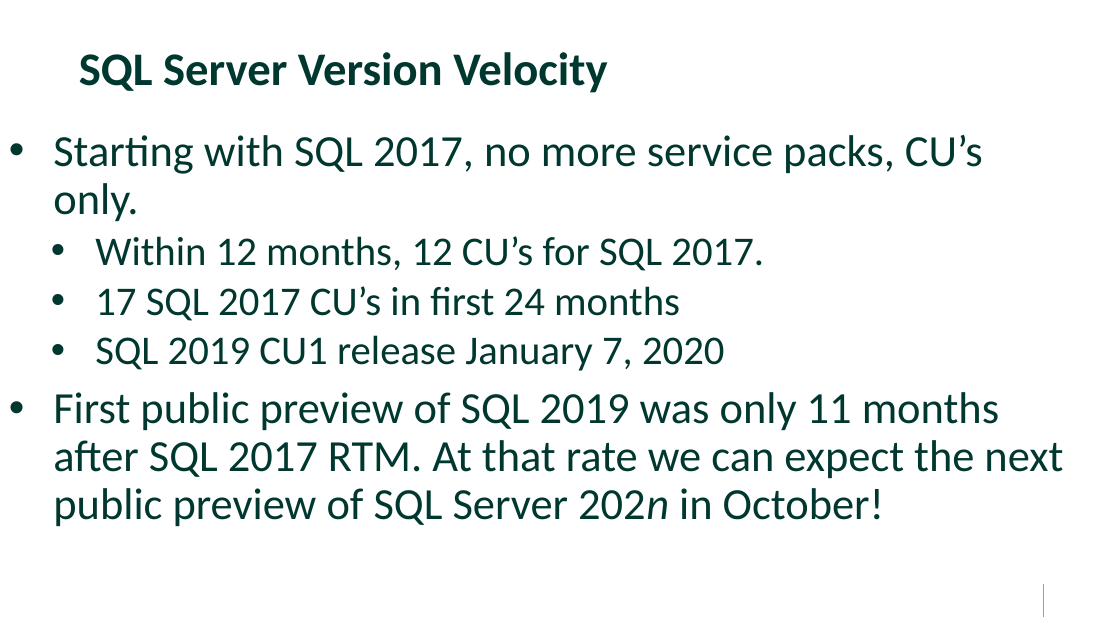
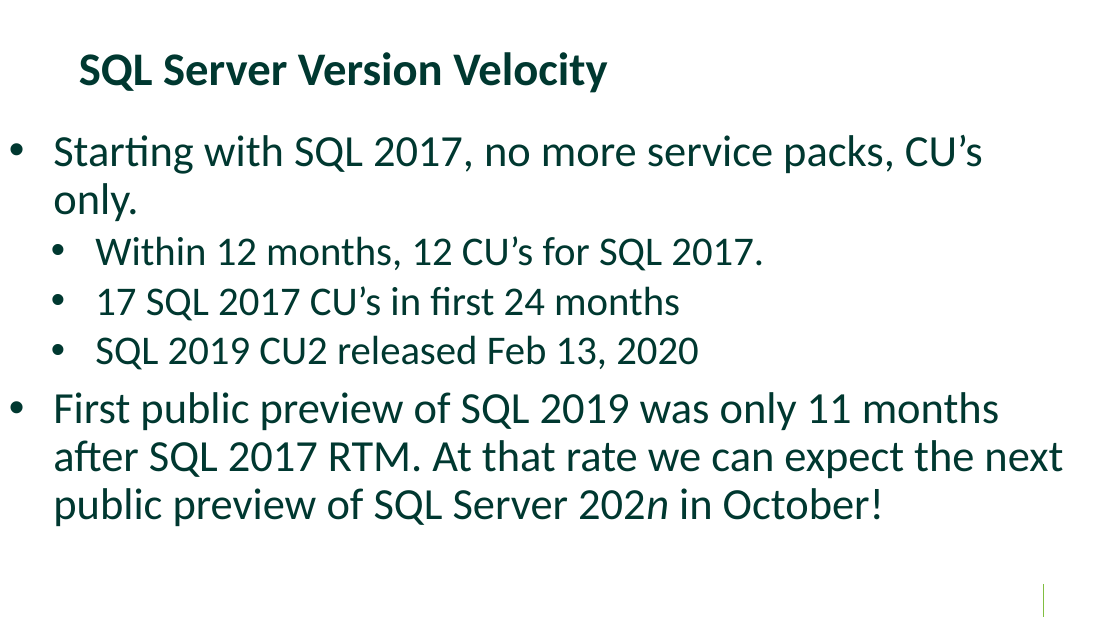
Before and after one commit to williamadba/Public-Presentations, a slide deck: slide 4 of Santa Fe SQL User Group/What's New in SQL 2019.pptx. Drawn at 1120x630 pixels with LibreOffice and Linux fonts; fonts in the diff are those of the drawing; background and template pictures are left out. Boxes give left, top, right and bottom in pixels: in the first picture for what was removed or moved away, otherwise in the second. Text is boxed around its words. In the diff, an @@ line names an element or a change of style, - is before the commit and + after.

```diff
--- a/Santa Fe SQL User Group/What's New in SQL 2019.pptx
+++ b/Santa Fe SQL User Group/What's New in SQL 2019.pptx
@@ text at <box>95,335,698,370</box>: text changed @@
-  • SQL 2019 CU1 release January 7, 2020
+  • SQL 2019 CU2 released Feb 13, 2020
```
Also in this commit, not shown: 3 other slides changed, 1 slide added.
